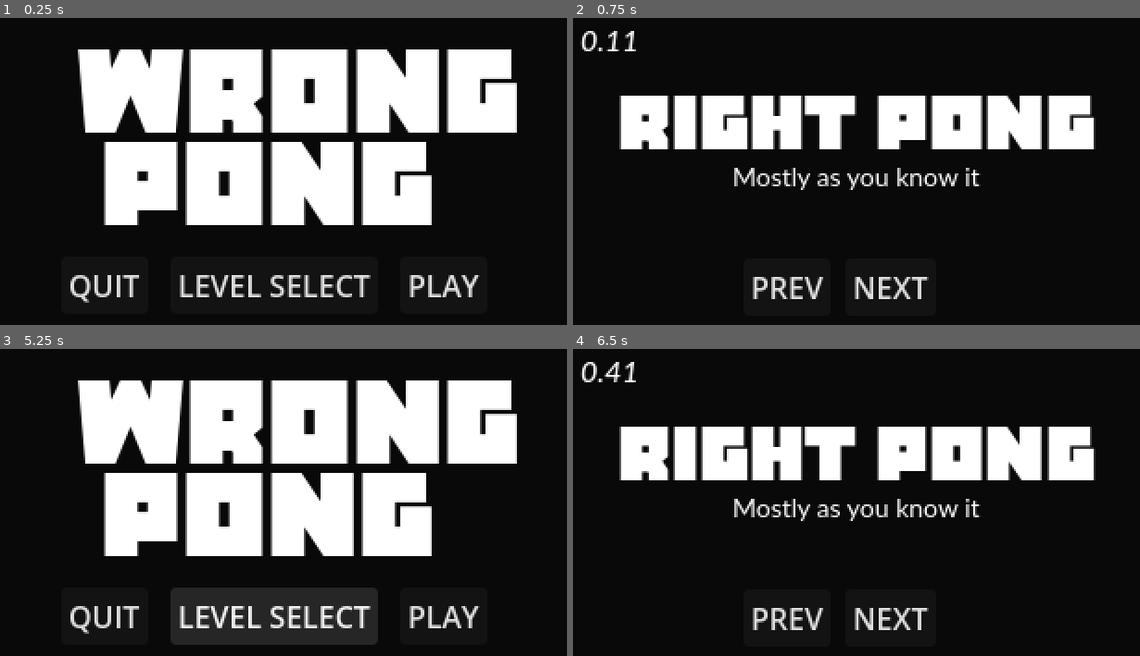
Above: before the commit, frames 1-4 (two rows, left to right).
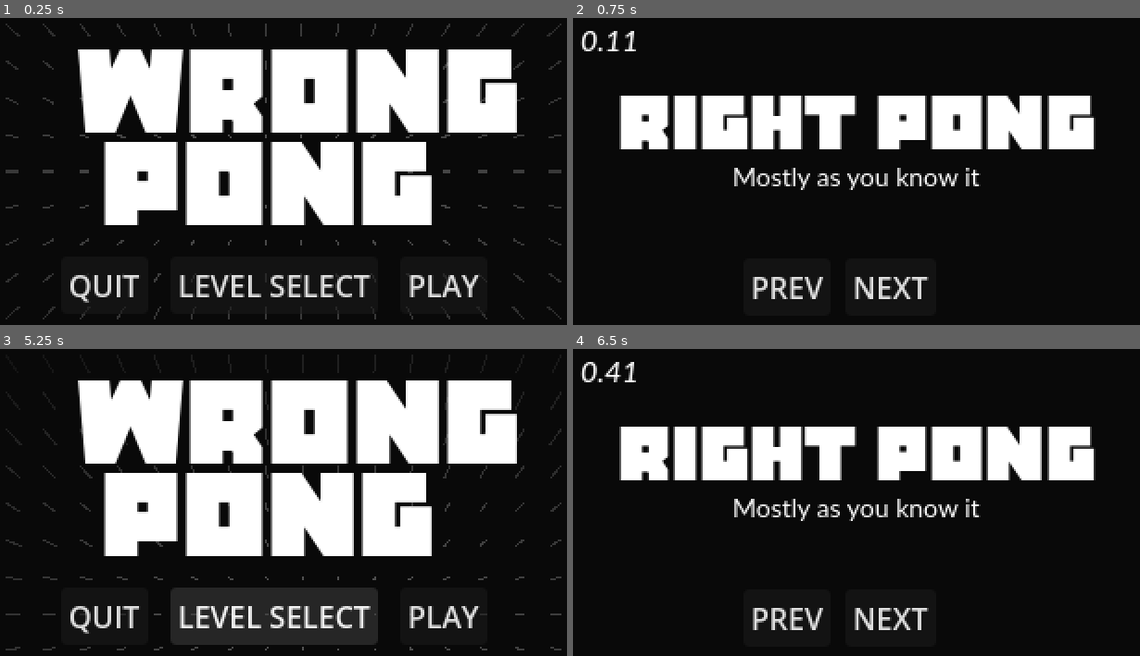
Above: after the commit, the same moments.

Repository: AgainstLightning/wrong_pong
Game: Godot game, scene res://scenes/levels/TestLevel.tscn
Same seed, same stepped clock (60 frames per second), same inputs: the game is played once before the commit and once after it. Before the commit the project starts from res://Main.tscn. The engine's default icon, where the game draws it, is replaced by a stand-in: a white triangle on a blue panel in a dark square.
Inputs:
- Up to frame 1 (0.25 s): no input
- Up to frame 2 (0.75 s): click "PLAY" at 0.5 s
- Up to frame 3 (5.25 s): click "NEXT" at 1.25 s; click "NEXT" at 2 s; click "NEXT" at 2.75 s; click "NEXT" at 3.5 s; click "NEXT" at 4.25 s; click "MAIN MENU" at 5 s
- Up to frame 4 (6.5 s): click "PLAY" at 5.75 s

The runs differ from the first frame. In frame 1, 1.2% of the frame differs, in the area x 0-100%, y 1-99%; in frame 2, nothing differs; in frame 3, 0.9%; in frame 4, nothing differs.

Commit message:
cursor follow shader

Diff:
--- a/GameManager.gd
+++ b/GameManager.gd
@@ -60,7 +60,6 @@
 		load_level(prev_level_index)
 
 func load_results():
-	print("hai")
 	timer.stop()
 	final_time = total_game_time
 	total_game_time = 0.0
--- a/project.godot
+++ b/project.godot
@@ -11,7 +11,7 @@
 [application]
 
 config/name="Wrong Pong"
-run/main_scene="res://Main.tscn"
+run/main_scene="res://scenes/levels/TestLevel.tscn"
 config/features=PackedStringArray("4.2", "GL Compatibility")
 config/icon="res://icon.svg"
 
@@ -23,6 +23,8 @@
 
 window/size/viewport_width=320
 window/size/viewport_height=180
+window/size/window_width_override=1280
+window/size/window_height_override=720
 window/stretch/mode="viewport"
 
 [rendering]
--- a/scenes/MainMenu.tscn
+++ b/scenes/MainMenu.tscn
@@ -1,10 +1,13 @@
-[gd_scene load_steps=3 format=3 uid="uid://droyoqt03fct0"]
+[gd_scene load_steps=4 format=3 uid="uid://droyoqt03fct0"]
 
 [ext_resource type="Script" path="res://scenes/MainMenu.gd" id="1_5luof"]
 [ext_resource type="FontFile" uid="uid://cm4jt2ka1qkph" path="res://resources/fonts/eclipse-v2/Eclipse.ttf" id="1_bdj43"]
+[ext_resource type="PackedScene" uid="uid://dif5rf2hatlam" path="res://scenes/levels/TestLevel.tscn" id="2_umo2d"]
 
 [node name="MainMenu" type="Node2D"]
 script = ExtResource("1_5luof")
+
+[node name="TestLevel" parent="." instance=ExtResource("2_umo2d")]
 
 [node name="Control" type="Control" parent="."]
 layout_mode = 3
--- /dev/null
+++ b/scenes/levels/TestLevel.gd
@@ -0,0 +1,11 @@
+extends Polygon2D
+
+func _ready():
+	var viewport_rect = get_viewport().get_visible_rect()
+	material.set_shader_parameter("viewport_size", viewport_rect.size)
+	material.set_shader_parameter("grid_size", 20.0)
+	material.set_shader_parameter("max_length", 18.0)
+
+func _process(delta):
+	var local_mouse_pos = get_local_mouse_position()
+	material.set_shader_parameter("mouse_pos", local_mouse_pos)
--- /dev/null
+++ b/scenes/levels/TestLevel.gdshader
@@ -0,0 +1,47 @@
+shader_type canvas_item;
+
+uniform vec2 mouse_pos; // Mouse position relative to the viewport
+uniform vec2 viewport_size; // Dimensions of the viewport
+uniform float grid_size = 20.0; // Size of each grid cell
+uniform float max_length = 18.0; // Maximum length of the hairs
+uniform float hair_width = 1; // Width of the hairs
+
+void fragment() {
+    vec2 cell_center = (floor(FRAGCOORD.xy / grid_size) + 0.5) * grid_size;
+    vec2 norm_mouse_pos = mouse_pos / viewport_size;
+    vec2 norm_cell_center = cell_center / viewport_size;
+
+    // Calculate direction and distance from cell center to mouse
+    vec2 direction = norm_mouse_pos - norm_cell_center;
+    float distance = length(direction);
+    direction = normalize(direction);
+
+    // Normalize the distance to a range and calculate hair length inversely
+    float max_distance = sqrt(1.0 + pow(viewport_size.y / viewport_size.x, 2.0));
+    float normalized_distance = clamp(distance / max_distance, 0.0, 1.0);
+    float hair_length = max_length * normalized_distance; // Inverse relationship for length
+
+    // Adjust the direction based on distance
+    if (normalized_distance < 0.01) { // If very close, make the hair stand up
+        direction = vec2(0.0, -1.0); // Stand up straight
+    }
+
+    // Endpoint of the hair
+    vec2 end_point = cell_center + direction * hair_length;
+
+    // Color based on distance remains the same
+    vec4 color = vec4(1.0 - normalized_distance, 1.0 - normalized_distance, 1.0 - normalized_distance, 0.33);
+
+    // Calculate the shortest distance to the line segment
+    vec2 to_point = FRAGCOORD.xy - cell_center;
+    float proj = dot(to_point, direction);
+    vec2 proj_point = cell_center + proj * direction;
+    float line_dist = length(FRAGCOORD.xy - proj_point);
+
+    // Check if the fragment is within the hair width
+    if (proj >= 0.0 && proj <= hair_length && line_dist <= hair_width / 2.0) {
+        COLOR = color;
+    } else {
+        COLOR = vec4(0.0, 0.0, 0.0, 0.0); // Transparent
+    }
+}
--- /dev/null
+++ b/scenes/levels/TestLevel.tscn
@@ -0,0 +1,19 @@
+[gd_scene load_steps=4 format=3 uid="uid://dif5rf2hatlam"]
+
+[ext_resource type="Shader" path="res://scenes/levels/TestLevel.gdshader" id="1_axqt1"]
+[ext_resource type="Script" path="res://scenes/levels/TestLevel.gd" id="1_hsvtc"]
+
+[sub_resource type="ShaderMaterial" id="ShaderMaterial_q70qn"]
+shader = ExtResource("1_axqt1")
+shader_parameter/mouse_pos = null
+shader_parameter/viewport_size = null
+shader_parameter/grid_size = 50.0
+shader_parameter/max_length = 20.0
+shader_parameter/hair_width = 1.0
+
+[node name="TestLevel" type="Node2D"]
+
+[node name="Polygon2D" type="Polygon2D" parent="."]
+material = SubResource("ShaderMaterial_q70qn")
+polygon = PackedVector2Array(0, 0, 320, 0, 320, 180, 0, 180)
+script = ExtResource("1_hsvtc")
Not shown, changed: docs/index.html
Not shown, changed: docs/index.pck
Not shown, added: scenes/levels/TesD772.tmp
